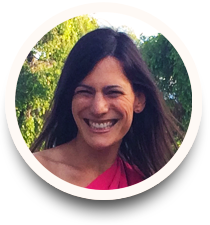
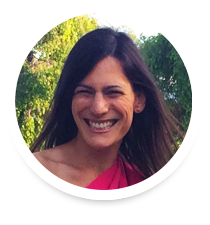
The second (210, 225) image is a revision of the first. Changes to its layers:
pixels changed over left=0, top=2, right=207, bottom=224 (layer not identified)
